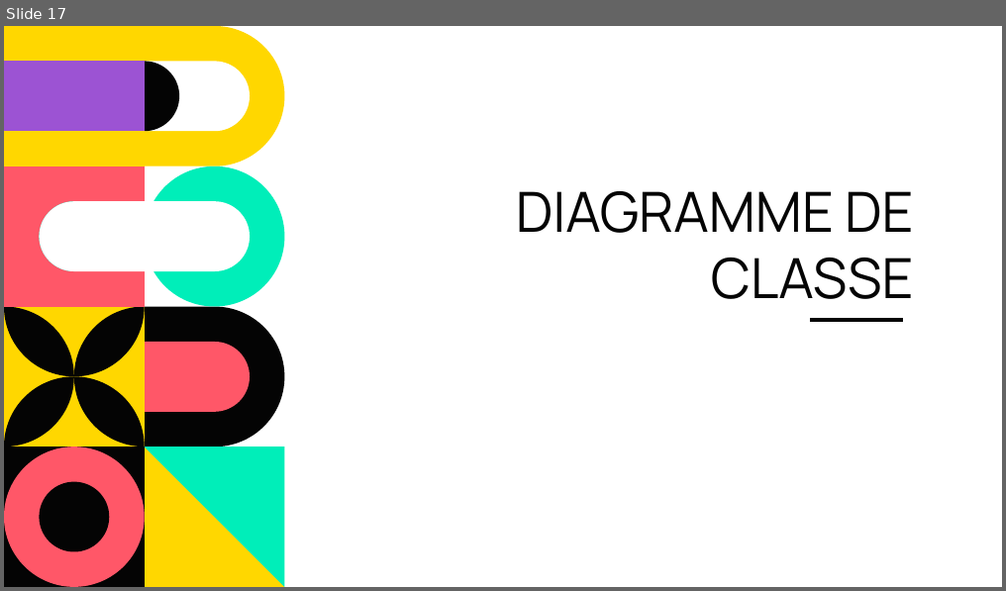
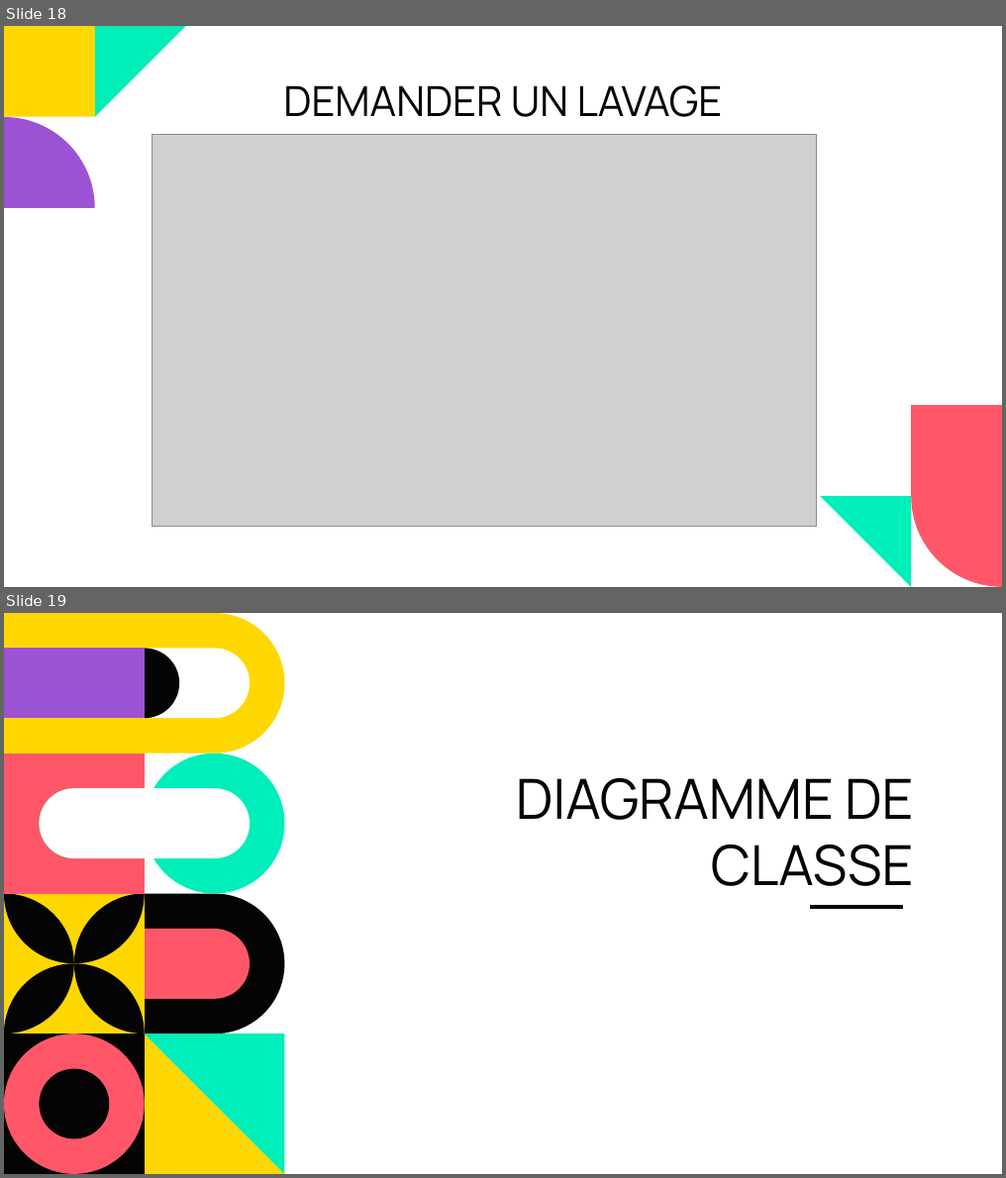
Before and after one commit to lamrouahmed/CW, a slide deck: presentation.pptx. Shown one above the other, each under a label of ours: slide 17 before the commit, slides 18 and 19 after it. The pictures are 1006x591 and 1006x1178 pixels, drawn with LibreOffice and Linux fonts; fonts in the diff are those of the drawing; grey boxes stand for pictures. Boxes give left, top, right and bottom in pixels: in the first picture for what was removed or moved away, otherwise in the second. Text is boxed around its words. In the diff, an @@ line names an element or a change of style, - is before the commit and + after.

```diff
--- a/presentation.pptx
+++ b/presentation.pptx
@@ slide 18 added at <box>4,26,1002,587</box>, background #FFFFFF @@
@@ rectangle added at <box>4,26,95,117</box>, fill #FFD700 @@
@@ freeform shape added at <box>95,26,185,117</box>, fill #FFFFFF @@
@@ freeform shape added at <box>95,26,185,117</box>, fill #00EEB9 @@
@@ title added at <box>283,85,723,117</box>, 30 pt, text #040404 @@
+DEMANDER UN LAVAGE
@@ freeform shape added at <box>4,117,95,207</box>, fill #FFFFFF @@
@@ freeform shape added at <box>4,117,95,207</box>, fill #9C53D3 @@
@@ picture added at <box>152,134,817,526</box> @@
@@ rectangle added at <box>911,405,1002,496</box>, fill #FF5768 @@
@@ freeform shape added at <box>821,496,911,586</box>, fill #FFFFFF @@
@@ freeform shape added at <box>821,496,911,586</box>, fill #00EEB9 @@
@@ freeform shape added at <box>911,496,1002,586</box>, fill #FF5768 @@
@@ what was slide 17 is now slide 19 @@
```
Also in this commit, not shown: 1 other slide added.
